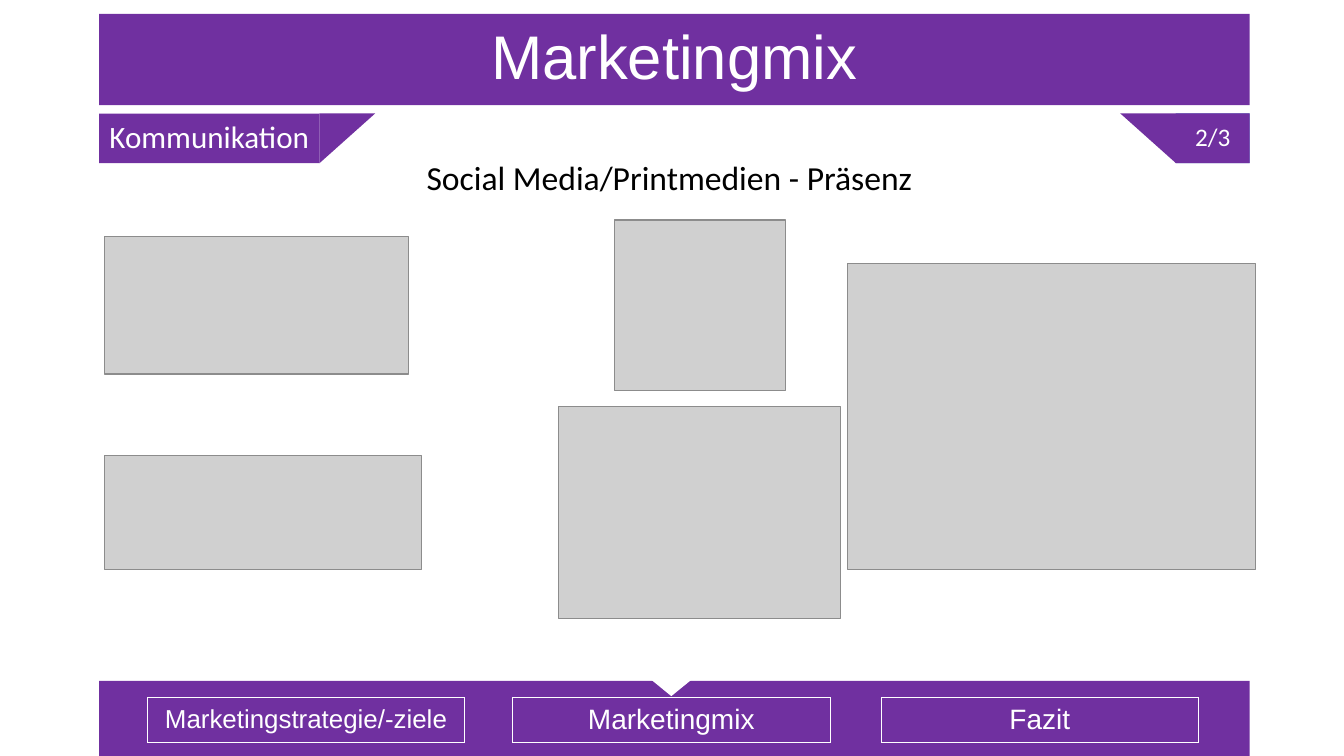
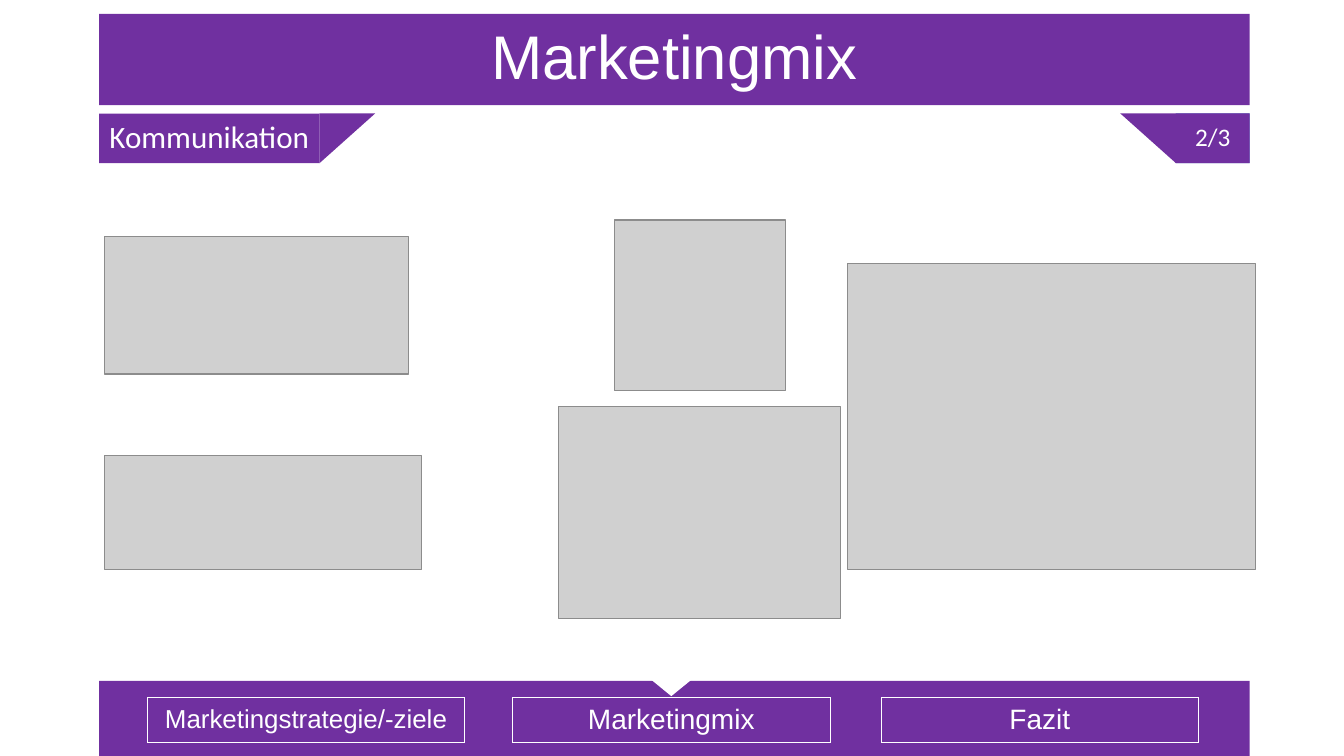
Before and after one commit to Sl0thking/mp_gproz_scrumiverse, a slide deck: slide 23 of 5_Präsentation/Projektpräsentation.pptx. Drawn at 1344x756 pixels with LibreOffice and Linux fonts; fonts in the diff are those of the drawing; grey boxes stand for pictures. Boxes give left, top, right and bottom in pixels: in the first picture for what was removed or moved away, otherwise in the second. Text is boxed around its words. In the diff, an @@ line names an element or a change of style, - is before the commit and + after.

```diff
--- a/5_Präsentation/Projektpräsentation.pptx
+++ b/5_Präsentation/Projektpräsentation.pptx
@@ text removed at (427, 166, 912, 192) @@
-Social Media/Printmedien - Präsenz
```
Also in this commit, not shown: 13 other slides changed, 1 slide added.
